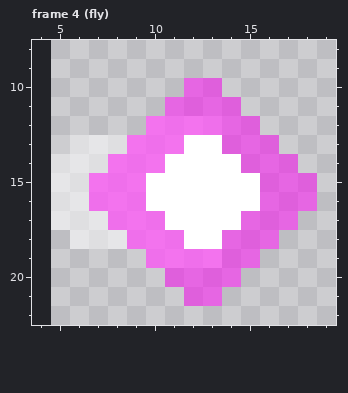
Pixel-art file: scenes/cannon/bullet/bullet.aseprite. Above, as it was before the edit.
16x16 pixels, 5 frames. Shown: frame 4 (fly): x 4..19, y 8..22. The old version is drawn lined up with the new one, on the new canvas. The commit also changed other frames, which this record leaves out.
The result:
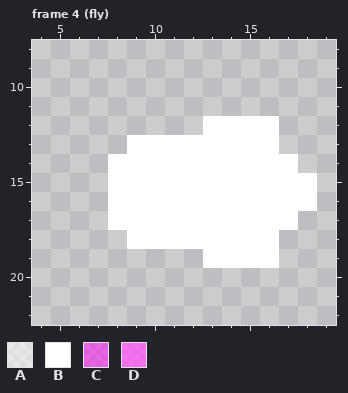
Palette (. is transparent): A #ffffff80  B #ffffff  C #ff00f580  D #ff55f8c0
Change:
canvas 16x16 -> 32x32, the old top-left corner now at 5,8
Changed rows in their new state; - is an unchanged pixel.
Frame 4 (fly):
first column x 5:
10 -------..-----
11 ------....----
12 -----...BBBB--
13 -...BBB--BBB--
14 ...BBB----BBB-
15 ...BB------BBB
16 ...BB------BBB
17 ...BBB----BBB-
18 -...BBB--BBB--
19 -----...BBBB--
20 ------....----
21 -------..-----
Where, in picture pixels (left, top, right, bottom), the same in both pictures:
changed: (51, 78, 317, 306)
